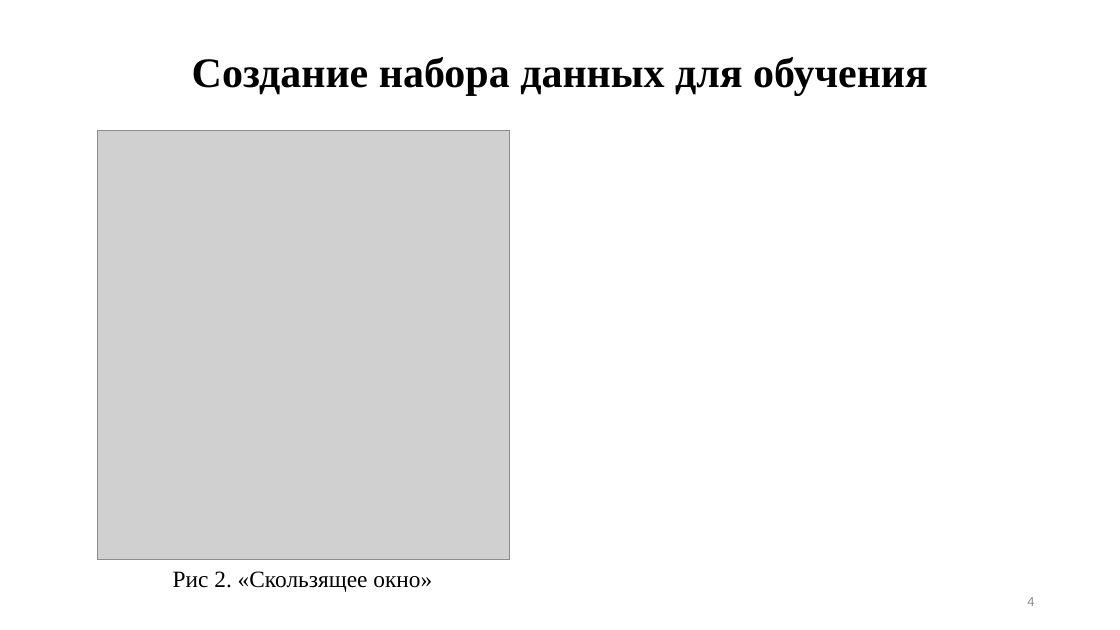
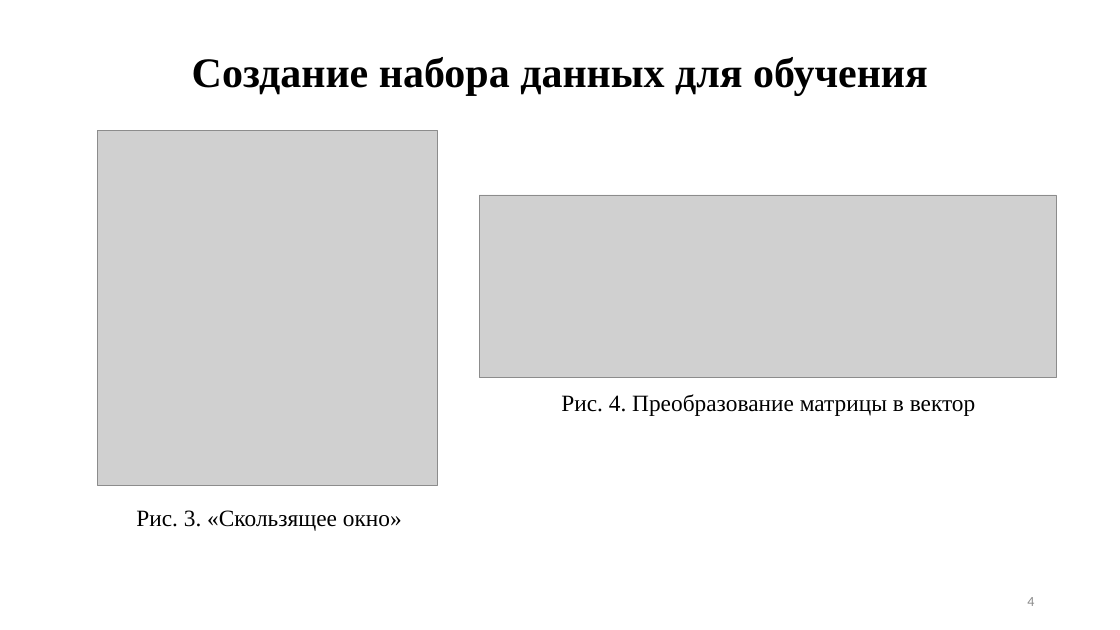
Before and after one commit to Felecort/NN_Filter_Radiolocation_Imgs, a slide deck: slide 4 of text/ВКР_преза.pptx. Drawn at 1120x630 pixels with LibreOffice and Linux fonts; fonts in the diff are those of the drawing; grey boxes stand for pictures. Boxes give left, top, right and bottom in pixels: in the first picture for what was removed or moved away, otherwise in the second. Text is boxed around its words. In the diff, an @@ line names an element or a change of style, - is before the commit and + after.

```diff
--- a/text/ВКР_преза.pptx
+++ b/text/ВКР_преза.pptx
@@ picture: place and size @@
-picture at (97,131,509,560)
+picture at (97,131,438,486)
@@ picture added at (480,195,1057,377) @@
@@ text added at (561,394,976,416), 20 pt, text #000000 @@
+Рис. 4. Преобразование матрицы в вектор
@@ text at (136,510,402,531): text changed @@
-Рис 2. «Скользящее окно»
+Рис. 3. «Скользящее окно»
```
Also in this commit, not shown: 2 other slides changed, 6 slides added, 2 slides removed, 3 other files.
